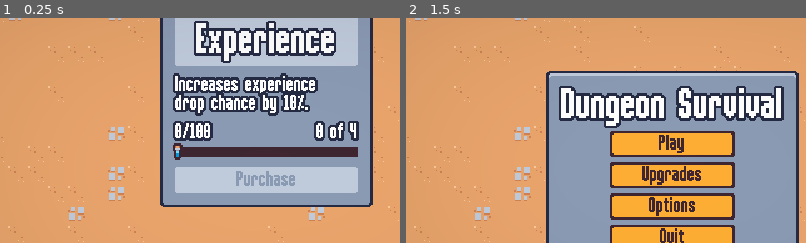
Above: before the commit, frames 1-2 (left to right).
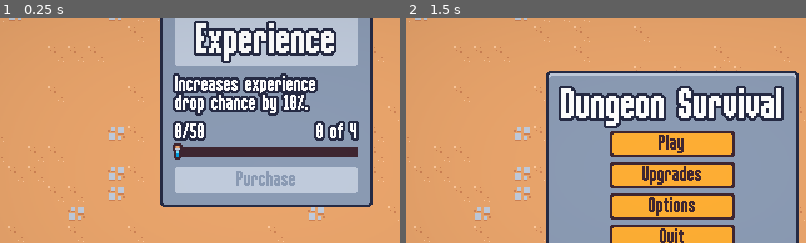
Above: after the commit, the same moments.

Repository: jrenato/dungeon_survival
Game: Godot game, scene res://src/ui/meta_menu.tscn
Two runs of this game, one before a commit and one after it. Both use one fixed random seed, a clock stepped at 60 frames per second and the inputs below. This scene is started directly instead of the project's main scene.
Inputs (mouse positions are % of the whole screen's width and height, from its top left):
- Up to frame 1 (0.25 s): no input
- Up to frame 2 (1.5 s): tap Enter at 0.5 s; move the mouse to (45, 70) at 0.52 s; press the mouse at (45, 70) at 0.53 s; hold W (move_up) 0.53-1.25 s; release the mouse at (45, 70) at 1.25 s; click "Back" at 1.25 s
The pictures show only the part of the screen within x 17-67%, y 17-67%; the shares and areas given below are measured in that part.

The runs differ from the first frame. In frame 1, 0.3% of the frame differs, in the area x 47-54%, y 45-55%; in frame 2, nothing differs.

Commit message:
Reduced experience gain cost

Diff:
--- a/resources/meta_upgrades/experience_gain.tres
+++ b/resources/meta_upgrades/experience_gain.tres
@@ -6,6 +6,6 @@
 script = ExtResource("1_02d3f")
 id = "experience_gain"
 max_level = 4
-cost = 100
+cost = 50
 name = "Increase Experience"
 description = "Increases experience drop chance by 10%."
